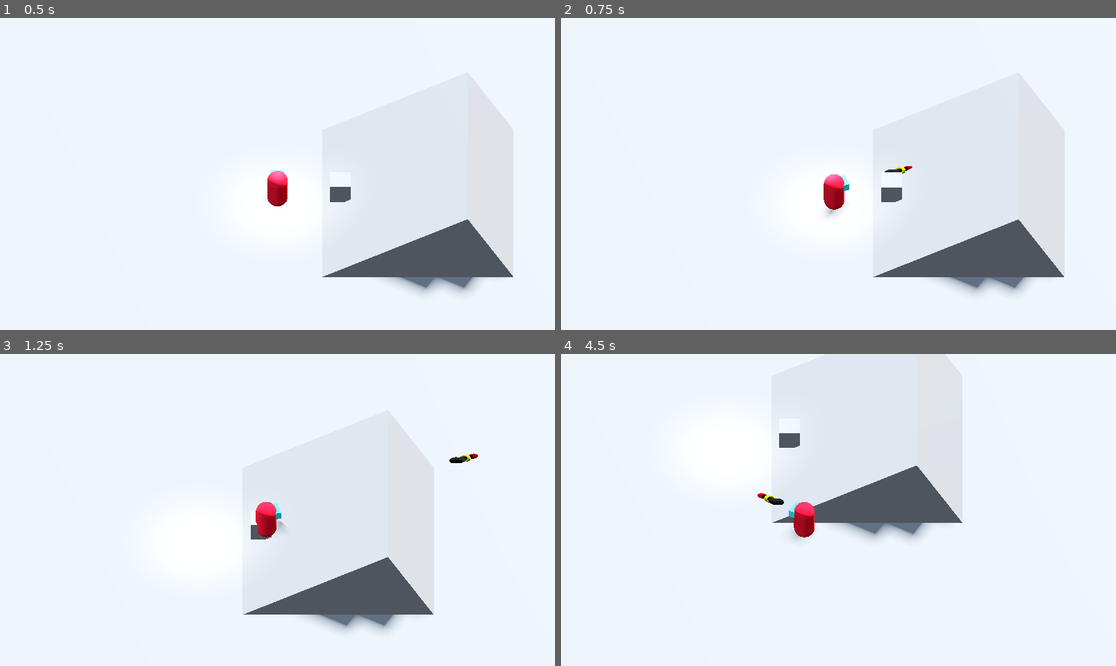
Above: before the commit, frames 1-4 (two rows, left to right).
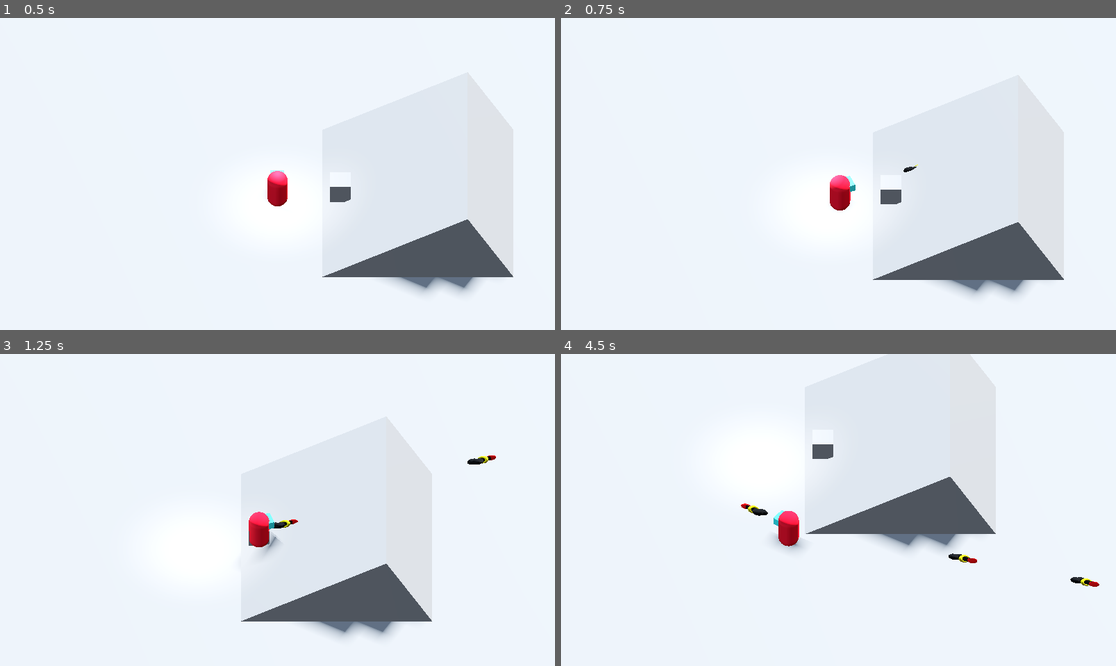
Above: after the commit, the same moments.

Repository: Insomniac-0/GODOJAM
Game: Godot game, scene res://Scenes/JerrysSexScene.tscn
Same seed, same stepped clock (60 frames per second), same inputs: the game is played once before the commit and once after it.
Inputs (mouse positions are in pixels of both pictures, inside the frame that each line leads up to):
- Up to frame 1 (0.5 s): no input
- Up to frame 2 (0.75 s): tap Enter at 0.5 s; move the mouse to (960, 158) at 0.52 s; press the mouse at (960, 158) at 0.53 s; hold Right (ui_right) from 0.53 s (still down)
- Up to frame 3 (1.25 s): keep holding Right (ui_right)
- Up to frame 4 (4.5 s): move the mouse to (727, 525) at 1.27 s; release Right (ui_right) at 1.28 s; release the mouse at (727, 525) at 1.28 s; hold Down (ui_down) 1.28-2.03 s; click (727, 525) at 1.35 s; move the mouse to (894, 441) at 2.02 s; press the mouse at (894, 441) at 2.03 s; hold Right (ui_right) 2.03-2.78 s; move the mouse to (810, 572) at 2.77 s; release the mouse at (810, 572) at 2.78 s; hold Up (ui_up) 2.78-3.53 s; click (810, 572) at 2.85 s; move the mouse to (1005, 556) at 3.52 s; press the mouse at (1005, 556) at 3.53 s; hold Left (ui_left) from 3.53 s (still down); move the mouse to (672, 463) at 4.27 s; release the mouse at (672, 463) at 4.28 s; click (672, 463) at 4.35 s

Frame 1 is identical in both runs. In frame 2, 1.3% of the frame differs, in the area x 47-91%, y 46-88%; in frame 3, 2.9%; in frame 4, 5.6%, in the area x 32-97%, y 25-75%.

Commit message:
My latest stuff

Diff:
--- a/InputComponent.gd
+++ b/InputComponent.gd
@@ -1,7 +1,7 @@
 class_name InputComponent extends Node
 var moveDir : Vector2 = Vector2.ZERO
 var shootPressed := false
-
+var shootReleased := false
 func update() -> void:
 	moveDir = Input.get_vector("ui_left", "ui_right", "ui_up", "ui_down")
-	shootPressed = Input.is_action_just_pressed("Shoot")
+	shootPressed = Input.is_action_pressed("Shoot")
--- a/Scenes/JerrysSexScene.tscn
+++ b/Scenes/JerrysSexScene.tscn
@@ -53,6 +53,7 @@
 [node name="PlayerCharacter" parent="." unique_id=628913435 instance=ExtResource("1_o6n53")]
 transform = Transform3D(1, 0, 0, 0, 1, 0, 0, 0, 1, 0, 1.1144724, 0)
 bullet = ExtResource("4_gox3w")
+shootKnockback = 5.0
 maxSpeed = 7.0
 acceleration = 0.2
 
--- a/Scenes/Objects/PlayerCharacter.tscn
+++ b/Scenes/Objects/PlayerCharacter.tscn
@@ -30,6 +30,13 @@
 mesh = SubResource("BoxMesh_b4iy3")
 surface_material_override/0 = SubResource("StandardMaterial3D_aeuri")
 
+[node name="BulletSpawn" type="Node3D" parent="MeshInstance3D" unique_id=872142278]
+transform = Transform3D(1, 0, 0, 0, 1, 0, 0, 0, 1, 0, 0, -1)
+
 [node name="InputComponent" type="Node" parent="." unique_id=652132833]
 script = ExtResource("2_aeuri")
 metadata/_custom_type_script = "uid://dpiwkt166xuhr"
+
+[node name="Timer" type="Timer" parent="." unique_id=1080457348]
+
+[connection signal="timeout" from="Timer" to="." method="_on_timer_timeout"]
--- a/Scripts/CameraController.gd
+++ b/Scripts/CameraController.gd
@@ -1,23 +1,37 @@
 extends Camera3D
 @onready var player: CharacterBody3D = $"../PlayerCharacter"
+
+#Following the player
 var targetPosition:= Vector3.ZERO
 @export var lerpSpeed: float = 20
 @export var positionOffset:= Vector3.ZERO
+
+#Offsetting in Mouse Direction
 var mousePos:= Vector2.ZERO
 var mouseOffset := Vector2.ZERO;
 var mouseLook := Vector3.ZERO
 @export var mouseInfluence = 20
 @export var mouseInfluenceThreshold = 0.5
 @export var mouseInfluenceLerp = 5
-# Called when the node enters the scene tree for the first time.
 
+#Screenshake
+@export var decay : float = 0.8
+@export var maxShakeOffset := Vector2(100,75)
+@export var maxRoll : float = 0.1
+var trauma : float = 0.0
+var traumaPower : int = 2
+var shakeOffset : Vector2 = Vector2.ZERO
+
+func _ready() -> void:
+	randomize()
 
 # Called every frame. 'delta' is the elapsed time since the previous frame.
 func _process(delta: float) -> void:
+	# Set Target Position
 	targetPosition = Vector3(player.position.x,0,player.position.z)
 
+	# Look at mouse
 	mousePos = get_viewport().get_mouse_position()
-
 	mouseOffset.x = (mousePos.x/get_viewport().size.x*2)-1
 	mouseOffset.y = (mousePos.y/get_viewport().size.y*2)-1
 
@@ -26,9 +40,20 @@
 	else:
 		mouseOffset = mouseOffset.normalized()
 
-	print(mouseOffset)
 	mouseLook = mouseLook.lerp(Vector3(mouseOffset.x,0,mouseOffset.y),mouseInfluenceLerp*delta)
 	targetPosition += mouseLook * mouseInfluence
 
+	# Shake the camera
+	if trauma:
+		trauma = max(trauma - decay * delta, 0)
+
+	var amount = pow(trauma, traumaPower)
+	shakeOffset.x = maxShakeOffset.x * amount * randf_range(-1,1)
+	shakeOffset.y = maxShakeOffset.y * amount * randf_range(-1,1)
+
+	# Set real position
 	position = position.lerp(targetPosition+positionOffset,lerpSpeed*delta)
-	print(position)
+	position += Vector3(shakeOffset.x,0,shakeOffset.y)
+
+func addTrauma(amount : float) -> void:
+	trauma = min(trauma + amount, 1.0)
--- a/Scripts/player_character.gd
+++ b/Scripts/player_character.gd
@@ -4,19 +4,30 @@
 
 @onready var mesh: MeshInstance3D = $MeshInstance3D
 @onready var input_component: InputComponent = $InputComponent
+@onready var bulletSpawn: Node3D = $MeshInstance3D/BulletSpawn
+@onready var shootTimer: Timer = $Timer
+
 
 @export var bullet : PackedScene
 @export var shootKnockback : float = 10
+@export var baseShootDelay : float = 0.2
+var canShoot := true
 
 @export var maxSpeed = 5.0
 @export var acceleration = 0.5
 @export var deacceleration = 1
 var angleToMouse : float = 0
 
+func _ready() -> void:
+	shootTimer.wait_time = baseShootDelay
+
 func _process(delta: float) -> void:
 	input_component.update()
-	if (input_component.shootPressed):
+	if (canShoot) and (input_component.shootPressed):
 		shoot_bullet()
+		camera.addTrauma(0.1)
+		canShoot = false
+		shootTimer.start()
 	look_at_cursor()
 	pass
 
@@ -40,7 +51,7 @@
 	var shootDirection = -mesh.transform.basis.z;
 	var instance : Bullet = bullet.instantiate()
 	world.add_child(instance)
-	instance.global_position = position
+	instance.global_position = bulletSpawn.global_position
 	instance.setDirection(shootDirection)
 	velocity += -shootDirection * shootKnockback
 	print("BANG")
@@ -60,3 +71,6 @@
 		$MeshInstance3D.look_at(cursorPositionOnPlane,Vector3.UP,0)
 	else:
 		print("FUCK")
+
+func _on_timer_timeout() -> void:
+	canShoot = true
--- a/project.godot
+++ b/project.godot
@@ -25,6 +25,38 @@
 
 [input]
 
+ui_left={
+"deadzone": 0.5,
+"events": [Object(InputEventKey,"resource_local_to_scene":false,"resource_name":"","device":0,"window_id":0,"alt_pressed":false,"shift_pressed":false,"ctrl_pressed":false,"meta_pressed":false,"pressed":false,"keycode":4194319,"physical_keycode":0,"key_label":0,"unicode":0,"location":0,"echo":false,"script":null)
+, Object(InputEventJoypadButton,"resource_local_to_scene":false,"resource_name":"","device":-1,"button_index":13,"pressure":0.0,"pressed":false,"script":null)
+, Object(InputEventJoypadMotion,"resource_local_to_scene":false,"resource_name":"","device":-1,"axis":0,"axis_value":-1.0,"script":null)
+, Object(InputEventKey,"resource_local_to_scene":false,"resource_name":"","device":-1,"window_id":0,"alt_pressed":false,"shift_pressed":false,"ctrl_pressed":false,"meta_pressed":false,"pressed":false,"keycode":0,"physical_keycode":65,"key_label":0,"unicode":97,"location":0,"echo":false,"script":null)
+]
+}
+ui_right={
+"deadzone": 0.5,
+"events": [Object(InputEventKey,"resource_local_to_scene":false,"resource_name":"","device":0,"window_id":0,"alt_pressed":false,"shift_pressed":false,"ctrl_pressed":false,"meta_pressed":false,"pressed":false,"keycode":4194321,"physical_keycode":0,"key_label":0,"unicode":0,"location":0,"echo":false,"script":null)
+, Object(InputEventJoypadButton,"resource_local_to_scene":false,"resource_name":"","device":-1,"button_index":14,"pressure":0.0,"pressed":false,"script":null)
+, Object(InputEventJoypadMotion,"resource_local_to_scene":false,"resource_name":"","device":-1,"axis":0,"axis_value":1.0,"script":null)
+, Object(InputEventKey,"resource_local_to_scene":false,"resource_name":"","device":-1,"window_id":0,"alt_pressed":false,"shift_pressed":false,"ctrl_pressed":false,"meta_pressed":false,"pressed":false,"keycode":0,"physical_keycode":68,"key_label":0,"unicode":100,"location":0,"echo":false,"script":null)
+]
+}
+ui_up={
+"deadzone": 0.5,
+"events": [Object(InputEventKey,"resource_local_to_scene":false,"resource_name":"","device":0,"window_id":0,"alt_pressed":false,"shift_pressed":false,"ctrl_pressed":false,"meta_pressed":false,"pressed":false,"keycode":4194320,"physical_keycode":0,"key_label":0,"unicode":0,"location":0,"echo":false,"script":null)
+, Object(InputEventJoypadButton,"resource_local_to_scene":false,"resource_name":"","device":-1,"button_index":11,"pressure":0.0,"pressed":false,"script":null)
+, Object(InputEventJoypadMotion,"resource_local_to_scene":false,"resource_name":"","device":-1,"axis":1,"axis_value":-1.0,"script":null)
+, Object(InputEventKey,"resource_local_to_scene":false,"resource_name":"","device":-1,"window_id":0,"alt_pressed":false,"shift_pressed":false,"ctrl_pressed":false,"meta_pressed":false,"pressed":false,"keycode":0,"physical_keycode":87,"key_label":0,"unicode":119,"location":0,"echo":false,"script":null)
+]
+}
+ui_down={
+"deadzone": 0.5,
+"events": [Object(InputEventKey,"resource_local_to_scene":false,"resource_name":"","device":0,"window_id":0,"alt_pressed":false,"shift_pressed":false,"ctrl_pressed":false,"meta_pressed":false,"pressed":false,"keycode":4194322,"physical_keycode":0,"key_label":0,"unicode":0,"location":0,"echo":false,"script":null)
+, Object(InputEventJoypadButton,"resource_local_to_scene":false,"resource_name":"","device":-1,"button_index":12,"pressure":0.0,"pressed":false,"script":null)
+, Object(InputEventJoypadMotion,"resource_local_to_scene":false,"resource_name":"","device":-1,"axis":1,"axis_value":1.0,"script":null)
+, Object(InputEventKey,"resource_local_to_scene":false,"resource_name":"","device":-1,"window_id":0,"alt_pressed":false,"shift_pressed":false,"ctrl_pressed":false,"meta_pressed":false,"pressed":false,"keycode":0,"physical_keycode":83,"key_label":0,"unicode":115,"location":0,"echo":false,"script":null)
+]
+}
 Shoot={
 "deadzone": 0.2,
 "events": [Object(InputEventMouseButton,"resource_local_to_scene":false,"resource_name":"","device":-1,"window_id":0,"a …(258 unchanged characters)…
